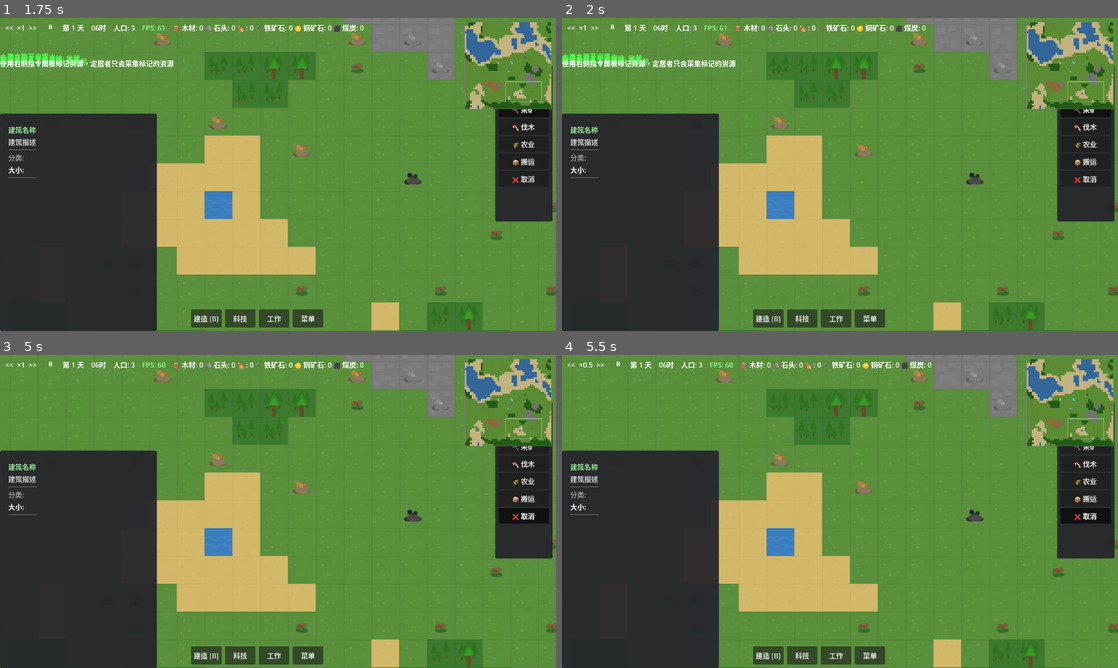
Above: before the commit, frames 1-4 (two rows, left to right).
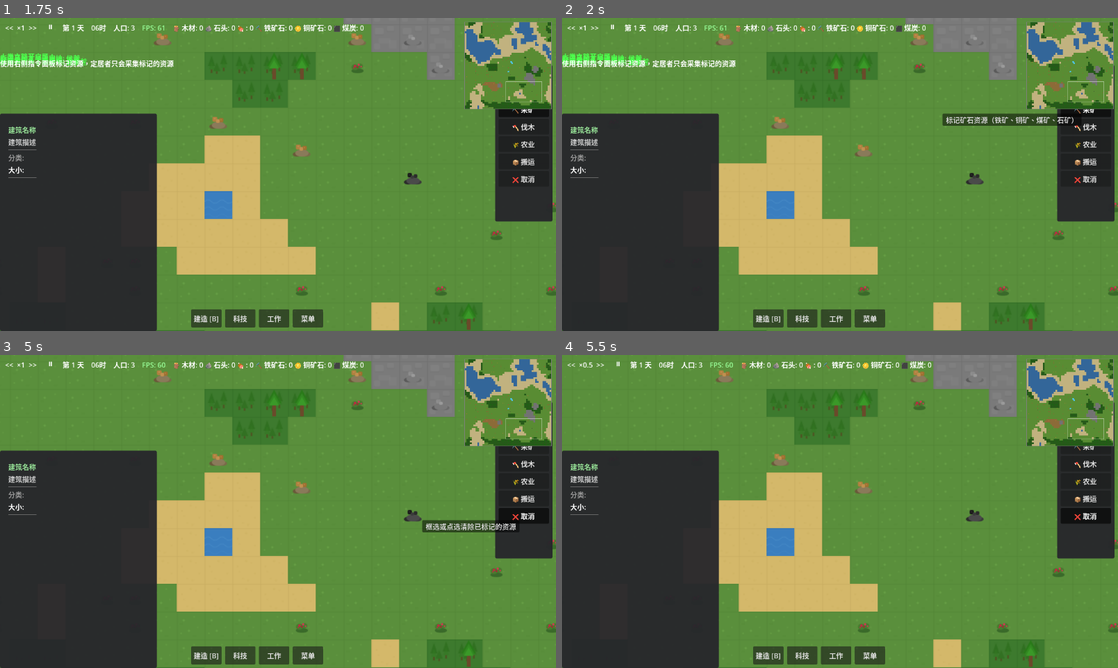
Above: after the commit, the same moments.

Repository: ZhanXuzhao/the-path-of-humanity
Game: Godot game, scene res://scenes/game.tscn
Two runs of this game, one before a commit and one after it. Both use one fixed random seed, a clock stepped at 60 frames per second and the inputs below.
Inputs:
- Up to frame 1 (1.75 s): click "🧺 采集" at 0.5 s; click "⛏️ 采矿" at 1.25 s
- Up to frame 2 (2 s): no input
- Up to frame 3 (5 s): click "🪓 伐木" at 2 s; click "🌾 农业" at 2.75 s; click "📦 搬运" at 3.5 s; click "❌ 取消" at 4.25 s
- Up to frame 4 (5.5 s): click "<<" at 5 s

Frame 1 is identical in both runs. In frame 2, 0.9% of the frame differs, in the area x 68-93%, y 30-35%; in frame 3, 0.6%; in frame 4, nothing differs.

Commit message:
feat: 指令面板快捷键 Q/C 及鼠标光标变化
- Q 键切换采集标记模式（自动），C 键切换清除模式
- 进入采集模式时鼠标变为十字准星 (CURSOR_CROSS)
- 进入清除模式时鼠标变为禁止图标 (CURSOR_FORBIDDEN)
- 退出时恢复默认光标

Diff:
--- a/scripts/core/game.gd
+++ b/scripts/core/game.gd
@@ -326,6 +326,9 @@
 	_is_designation_dragging = false
 	_init_drag_overlay()
 
+	# 鼠标变为十字准星
+	Input.set_default_cursor_shape(Input.CURSOR_CROSS)
+
 	designation_mode_changed.emit(true, work_type)
 
 func exit_designation_mode():
@@ -337,6 +340,8 @@
 		_drag_overlay.queue_redraw()
 	if world_renderer and world_renderer.has_method("_clear_designation_preview"):
 		world_renderer._clear_designation_preview()
+	# 恢复默认鼠标
+	Input.set_default_cursor_shape(Input.CURSOR_ARROW)
 	designation_mode_changed.emit(false, -1)
 
 func enter_clear_mode():
@@ -349,6 +354,9 @@
 	clear_mode = true
 	_is_designation_dragging = false
 	_init_drag_overlay()
+
+	# 鼠标变为禁止图标
+	Input.set_default_cursor_shape(Input.CURSOR_FORBIDDEN)
 
 	clear_mode_changed.emit(true)
 
@@ -360,6 +368,8 @@
 		_drag_overlay.queue_redraw()
 	if world_renderer and world_renderer.has_method("_clear_designation_preview"):
 		world_renderer._clear_designation_preview()
+	# 恢复默认鼠标
+	Input.set_default_cursor_shape(Input.CURSOR_ARROW)
 	clear_mode_changed.emit(false)
 
 func toggle_resource_designation(grid_pos: Vector2i) -> bool:
@@ -855,6 +865,32 @@
 		if main_menu:
 			main_menu.visible = true
 			_gm.pause_game()
+
+	# Q 键切换采集标记模式（自动）
+	if event.is_action_pressed("Q") or (event is InputEventKey and event.keycode == KEY_Q and event.pressed):
+		if designation_mode and designation_work_type == -2:
+			exit_designation_mode()
+		else:
+			if build_mode:
+				exit_build_mode()
+			if clear_mode:
+				exit_clear_mode()
+			enter_designation_mode(-2)
+		get_viewport().set_input_as_handled()
+		return
+
+	# C 键切换清除模式
+	if event.is_action_pressed("C") or (event is InputEventKey and event.keycode == KEY_C and event.pressed):
+		if clear_mode:
+			exit_clear_mode()
+		else:
+			if build_mode:
+				exit_build_mode()
+			if designation_mode:
+				exit_designation_mode()
+			enter_clear_mode()
+		get_viewport().set_input_as_handled()
+		return
 
 	# 右键退出标记/清除/建造模式
 	if event is InputEventMouseButton and event.button_index == MOUSE_BUTTON_RIGHT and event.pressed:
